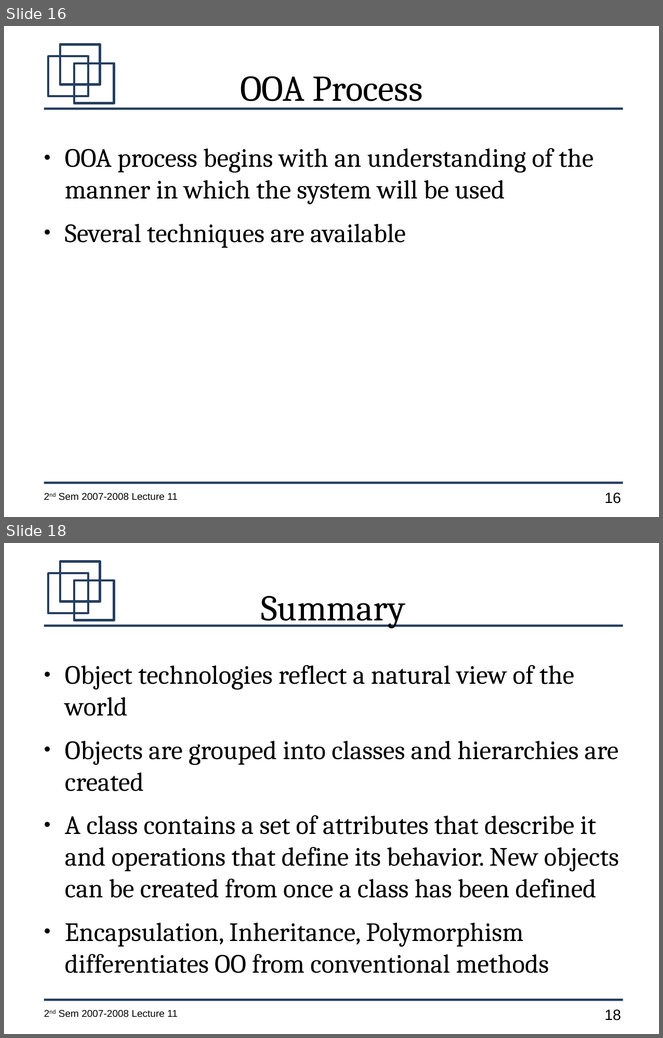
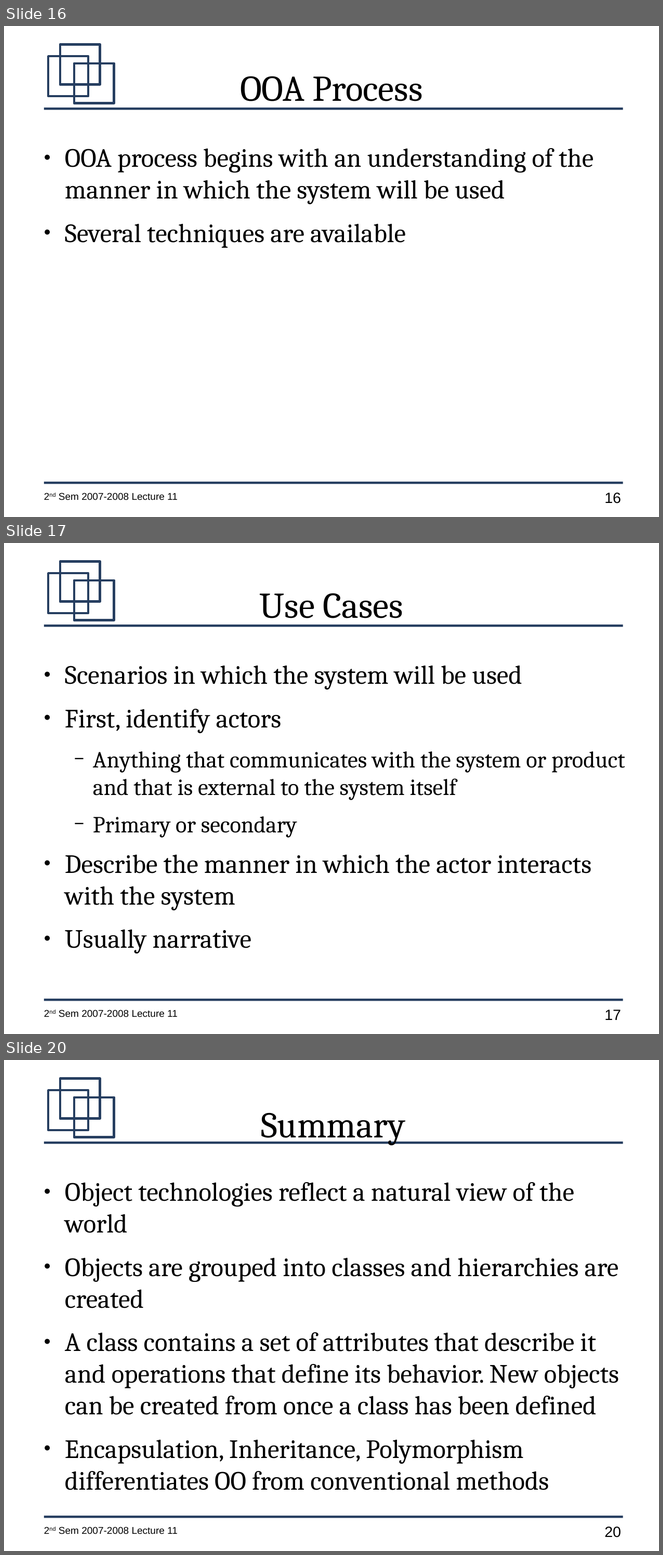
Before and after one commit to jachermocilla/jach-homepage, a slide deck: CMSC128-2nd-Sem-2007-L12.odp. Shown one above the other, each under a label of ours: slides 16 and 18 before the commit, slides 16, 17 and 20 after it; the slides between them are not shown. The pictures are 663x1038 and 663x1555 pixels, drawn with LibreOffice and Linux fonts; fonts in the diff are those of the drawing. Boxes give left, top, right and bottom in pixels: in the first picture for what was removed or moved away, otherwise in the second. Text is boxed around its words. In the diff, an @@ line names an element or a change of style, - is before the commit and + after.

```diff
--- a/CMSC128-2nd-Sem-2007-L12.odp
+++ b/CMSC128-2nd-Sem-2007-L12.odp
@@ slide 17 added at (4,543,659,1034), background #FFFFFF; not listed: 7 template elements that a slide beside it also shows @@
@@ title added at (260,593,403,626), 44 pt, text #000000 @@
+Use Cases
@@ text added at (65,665,625,954), 32 pt, text #000000 @@
+● Scenarios in which the system will be used
+● First, identify actors
+  − Anything that communicates with the system or product and that is external to the system itself
+  − Primary or secondary
+● Describe the manner in which the actor interacts with the system
+● Usually narrative
@@ what was slide 18 is now slide 20 @@
@@ page number at (605,1527,621,1538): text changed @@
-18
+20
```
Also in this commit, not shown: 2 other slides added, 1 slide removed.
